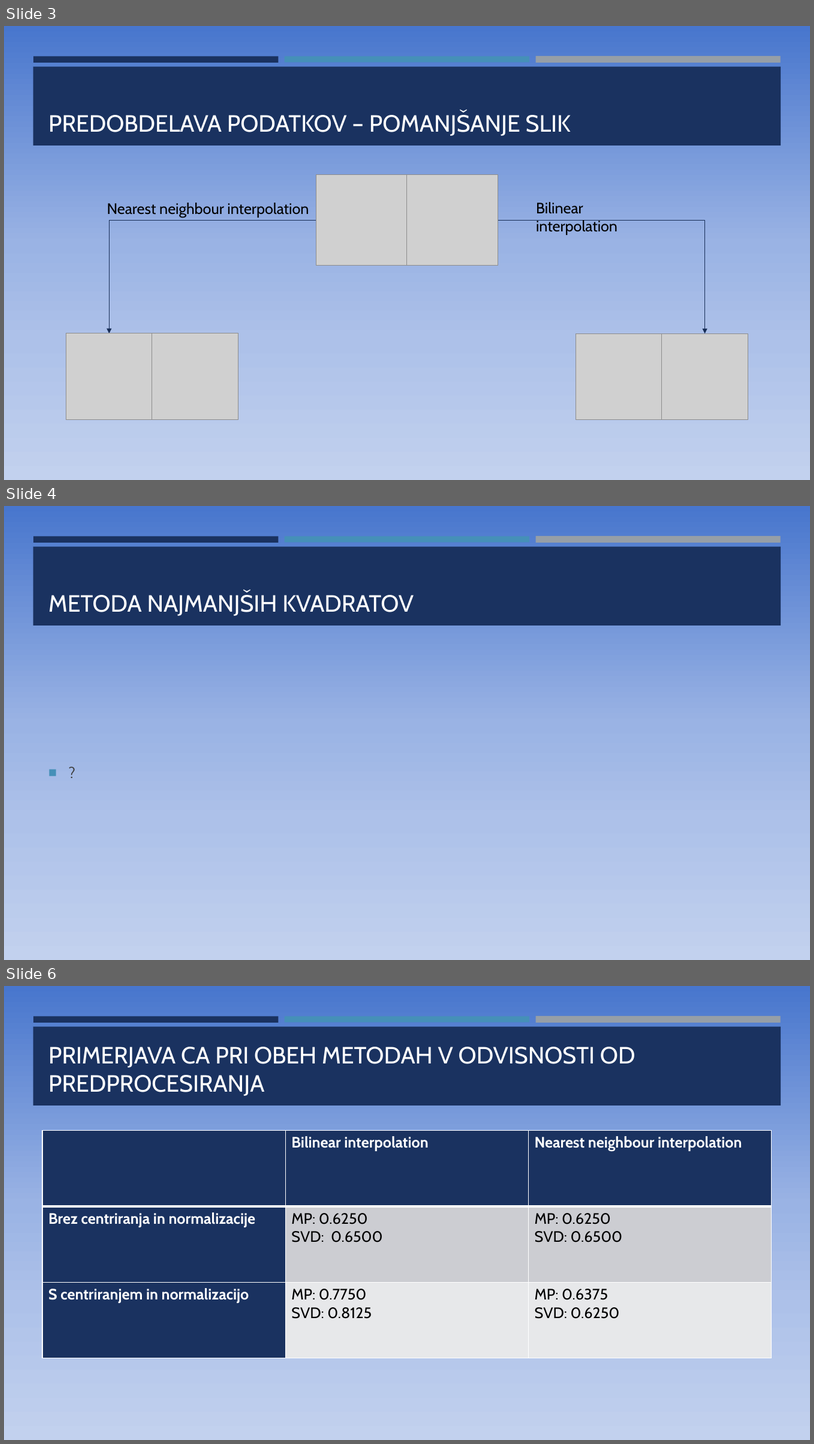
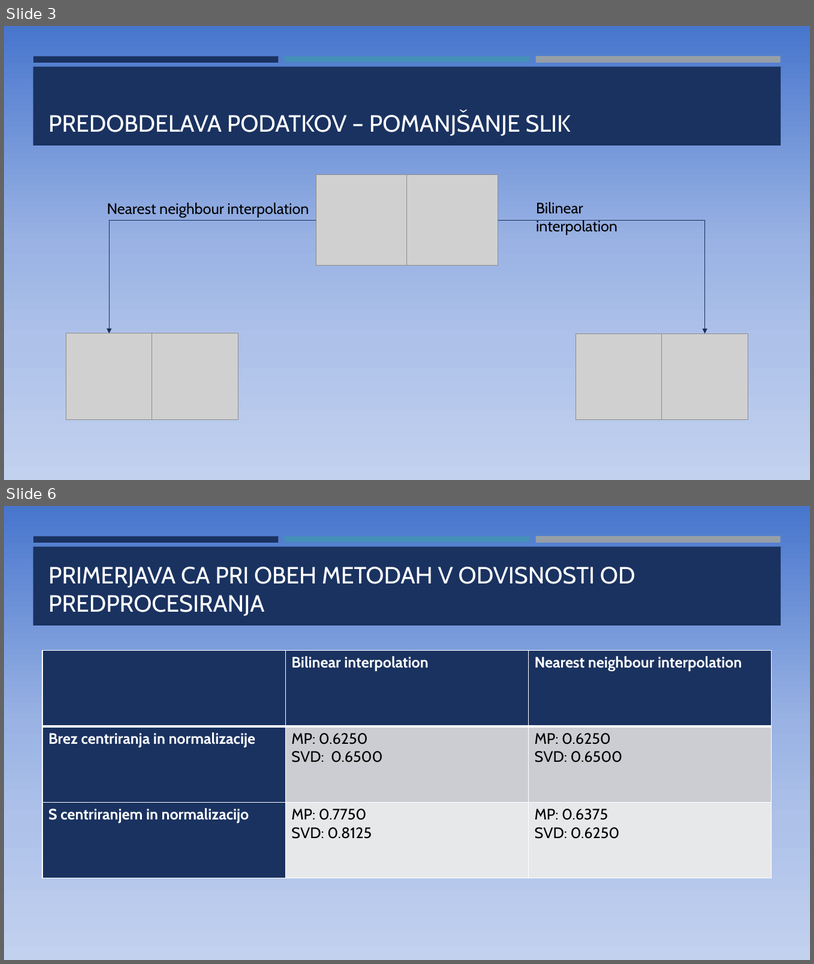
Before and after one commit to KalcMatej99/MM-Project, a slide deck: Prepoznavanje ročno napisanih števk.pptx. Shown one above the other, each under a label of ours: slides 3, 4 and 6 before the commit, slides 3 and 6 after it; the slides between them are not shown. The pictures are 814x1444 and 814x964 pixels, drawn with LibreOffice and Linux fonts; fonts in the diff are those of the drawing; grey boxes stand for pictures. Boxes give left, top, right and bottom in pixels: in the first picture for what was removed or moved away, otherwise in the second. Text is boxed around its words. In the diff, an @@ line names an element or a change of style, - is before the commit and + after.

```diff
--- a/Prepoznavanje ročno napisanih števk.pptx
+++ b/Prepoznavanje ročno napisanih števk.pptx
@@ slide 4 removed at box(4, 506, 810, 960), background gradient #4876CD to #9AB3E4 to #ADC1E9 to #C2D1EE; not listed: 4 template elements that a slide beside it also shows @@
@@ title removed at box(48, 591, 414, 616) @@
-METODA NAJMANJŠIH KVADRATOV
@@ text removed at box(43, 650, 772, 893) @@
-■ ?
```
Also in this commit, not shown: 1 slide changed, 1 slide added.
